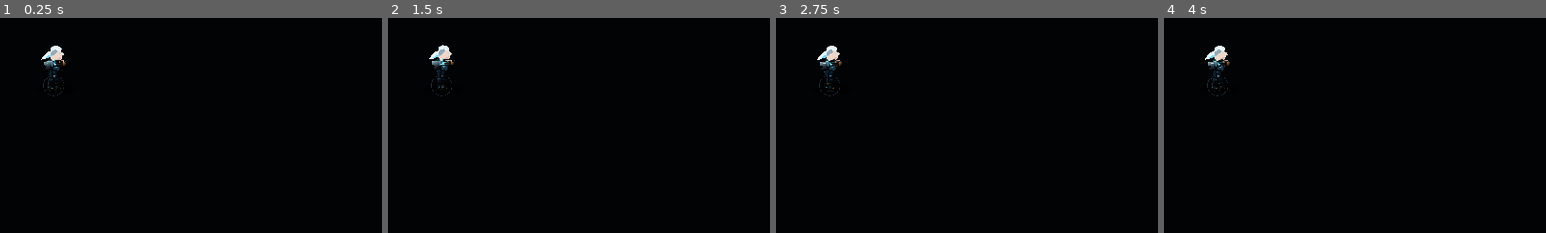
Above: before the commit, frames 1-4 (left to right).
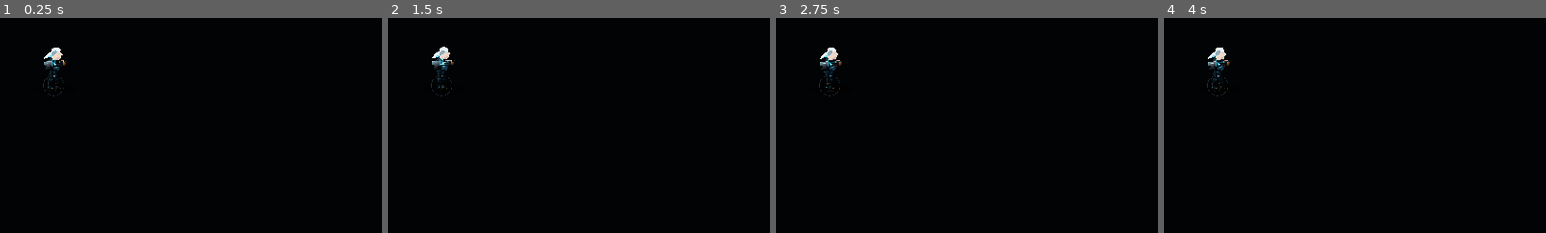
Above: after the commit, the same moments.

Repository: comicman081-collab/sable-circuit
Game: Godot game, scene res://scenes/actors/player/OperatorActor.tscn
The game is run twice, just before and just after one commit, with the same random seed, the same clock (stepped at 60 frames per second) and the same inputs. This scene is started directly instead of the project's main scene.
Inputs (mouse positions are % of the whole screen's width and height, from its top left):
- Up to frame 1 (0.25 s): no input
- Up to frame 2 (1.5 s): tap Enter at 0.5 s; move the mouse to (72, 45) at 0.52 s; hold D 0.53-1.28 s; hold Shift 0.53-1.28 s; click (72, 45) at 0.67 s; tap Space at 0.77, 1.25 s; move the mouse to (30, 55) at 1.27 s; hold S from 1.28 s (still down); tap R at 1.35 s
- Up to frame 3 (2.75 s): tap Space at 1.52 s; tap Enter at 2 s; move the mouse to (60, 28) at 2.02 s; release S at 2.03 s; hold D from 2.03 s (still down); tap 1 at 2.1 s
- Up to frame 4 (4 s): tap Space at 2.75, 3.02, 3.77 s; move the mouse to (45, 70) at 2.77 s; release D at 2.78 s; hold W 2.78-3.53 s; tap F at 2.85 s; click (45, 70) at 2.92 s; tap Enter at 3.5 s; move the mouse to (80, 65) at 3.52 s; hold A from 3.53 s (still down); hold Shift from 3.53 s (still down)
The pictures show only the part of the screen within x 0-50%, y 0-50%; the shares and areas given below are measured in that part.

The runs differ from the first frame. In frame 1, 0.1% of the frame differs, in the area x 10-17%, y 12-20%; in frame 2, 0.1%; in frame 3, 0.1%; in frame 4, 0.1%.

Commit message:
visual: attach directional scale normalization

Diff:
--- a/scenes/actors/player/OperatorActor.tscn
+++ b/scenes/actors/player/OperatorActor.tscn
@@ -10,6 +10,7 @@
 [ext_resource type="Script" path="res://scripts/animation/upright_stance_presentation.gd" id="8_upright"]
 [ext_resource type="Script" path="res://scripts/animation/operator_detail_overlay_presentation.gd" id="9_detail"]
 [ext_resource type="Script" path="res://scripts/animation/operator_sector_silhouette_presentation.gd" id="10_sector"]
+[ext_resource type="Script" path="res://scripts/animation/operator_directional_scale_guard.gd" id="11_scale_guard"]
 
 [sub_resource type="CapsuleShape2D" id="Capsule_operator"]
 radius = 14.0
@@ -43,6 +44,9 @@
 [node name="SectorSilhouettePresentation" type="Node2D" parent="."]
 script = ExtResource("10_sector")
 
+[node name="DirectionalScaleGuard" type="Node" parent="."]
+script = ExtResource("11_scale_guard")
+
 [node name="OperatorWeaponIK" type="Node2D" parent="."]
 script = ExtResource("7_ik")
 
Not shown: 1 places in scenes/actors/player/OperatorActor.tscn that only renumber resources
